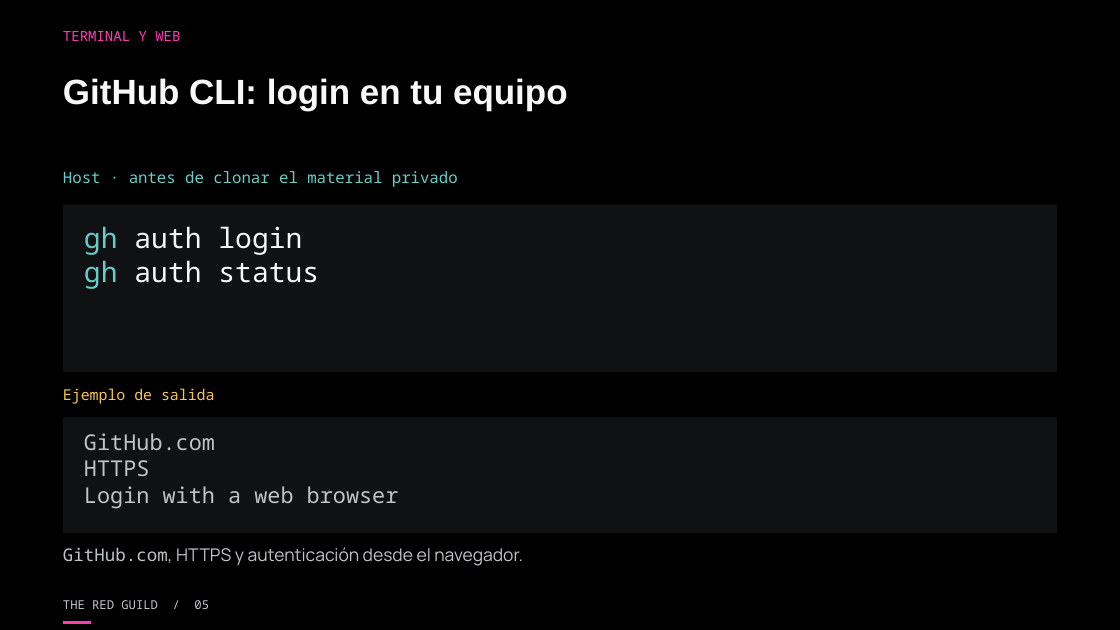
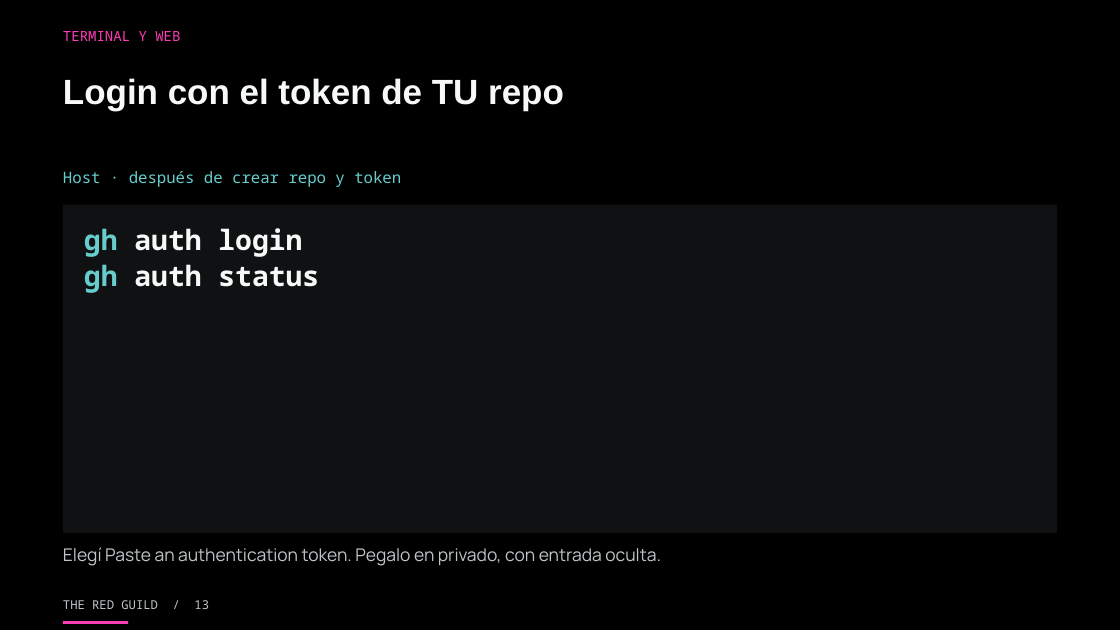
Before and after one commit to theredguild/github-ai-automation-lab, a slide deck: slide 13 of slides/workshop.pptx (slide 5 before the commit). Drawn at 1120x630 pixels with LibreOffice and Linux fonts; fonts in the diff are those of the drawing. Boxes give left, top, right and bottom in pixels: in the first picture for what was removed or moved away, otherwise in the second. Text is boxed around its words. In the diff, an @@ line names an element or a change of style, - is before the commit and + after.

```diff
--- a/slides/workshop.pptx
+++ b/slides/workshop.pptx
@@ text at (x1=63, y1=78, x2=564, y2=110): text changed @@
-GitHub CLI: login en tu equipo
+Login con el token de TU repo
@@ text at (x1=63, y1=171, x2=401, y2=187): text changed @@
-Host · antes de clonar el material privado
+Host · después de crear repo y token
@@ rectangle resized from (x1=63, y1=205, x2=1057, y2=372) to (x1=63, y1=205, x2=1057, y2=534) @@
@@ text "gh auth login" at (x1=84, y1=228, x2=319, y2=293): bold on; line spacing 1 to 1.06 @@
@@ text removed at (x1=63, y1=388, x2=215, y2=404) @@
-Ejemplo de salida
@@ rectangle removed at (x1=63, y1=418, x2=1057, y2=534) @@
@@ text removed at (x1=84, y1=433, x2=399, y2=509) @@
-GitHub.com
-HTTPS
-Login with a web browser
@@ text at (x1=63, y1=547, x2=661, y2=566): text changed @@
-GitHub.com, HTTPS y autenticación desde el navegador.
+Elegí Paste an authentication token. Pegalo en privado, con entrada oculta.
@@ text at (x1=63, y1=600, x2=209, y2=609): text changed @@
-THE RED GUILD / 05
+THE RED GUILD / 13
@@ rectangle resized from (x1=63, y1=622, x2=91, y2=624) to (x1=63, y1=622, x2=129, y2=624) @@
```
Also in this commit, not shown: 175 other slides changed, 21 slides added, 1 slide removed, 17 other files.
